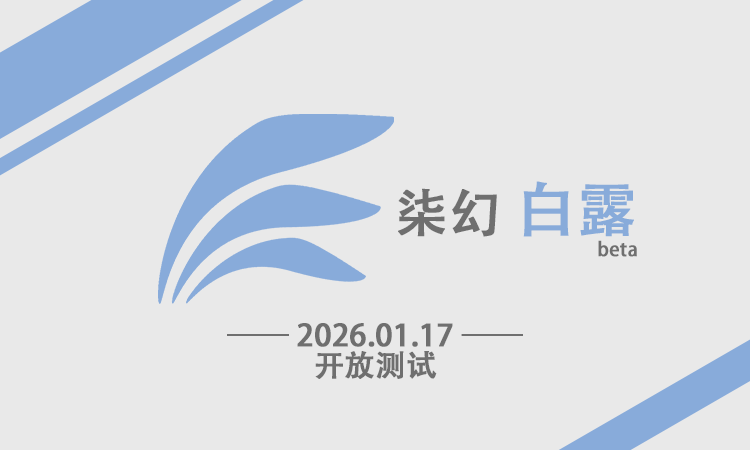
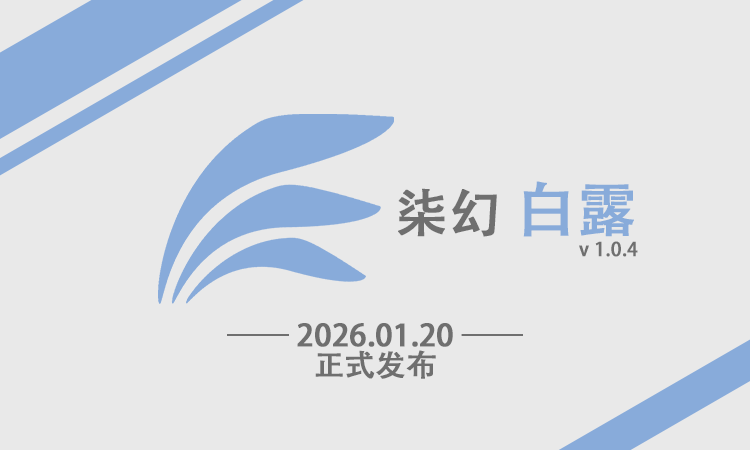
The second 750 × 450 image is a revision of the first. Changes to its layers:
renamed "柒幻 白露 beta" to "柒幻 白露 v 1.0.4", painted on it over 579, 240, 638, 257
renamed "—— 2026.01.17 —— 开放测试" to "—— 2026.01.20 —— 正式发布", painted on it over 315, 323, 453, 379